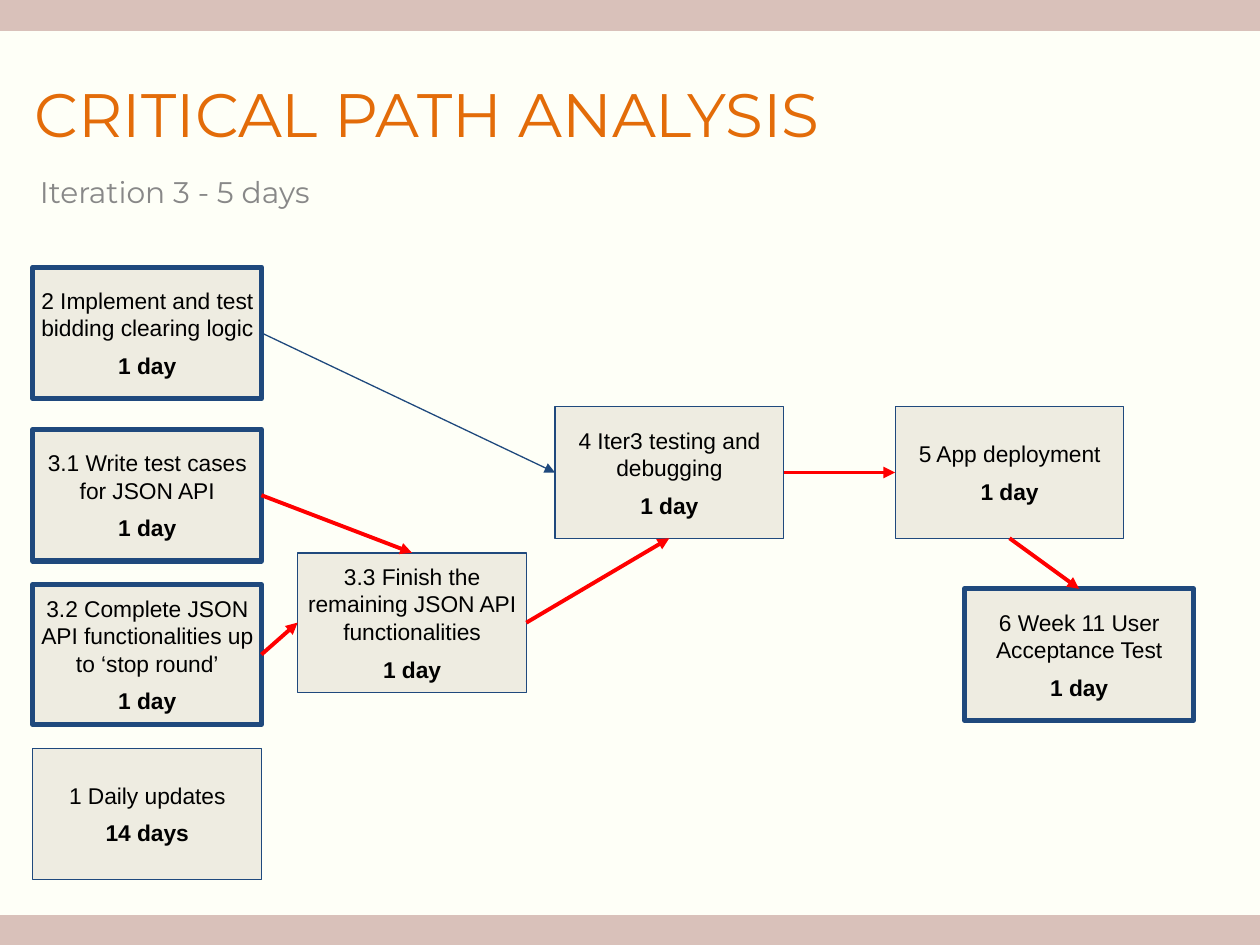
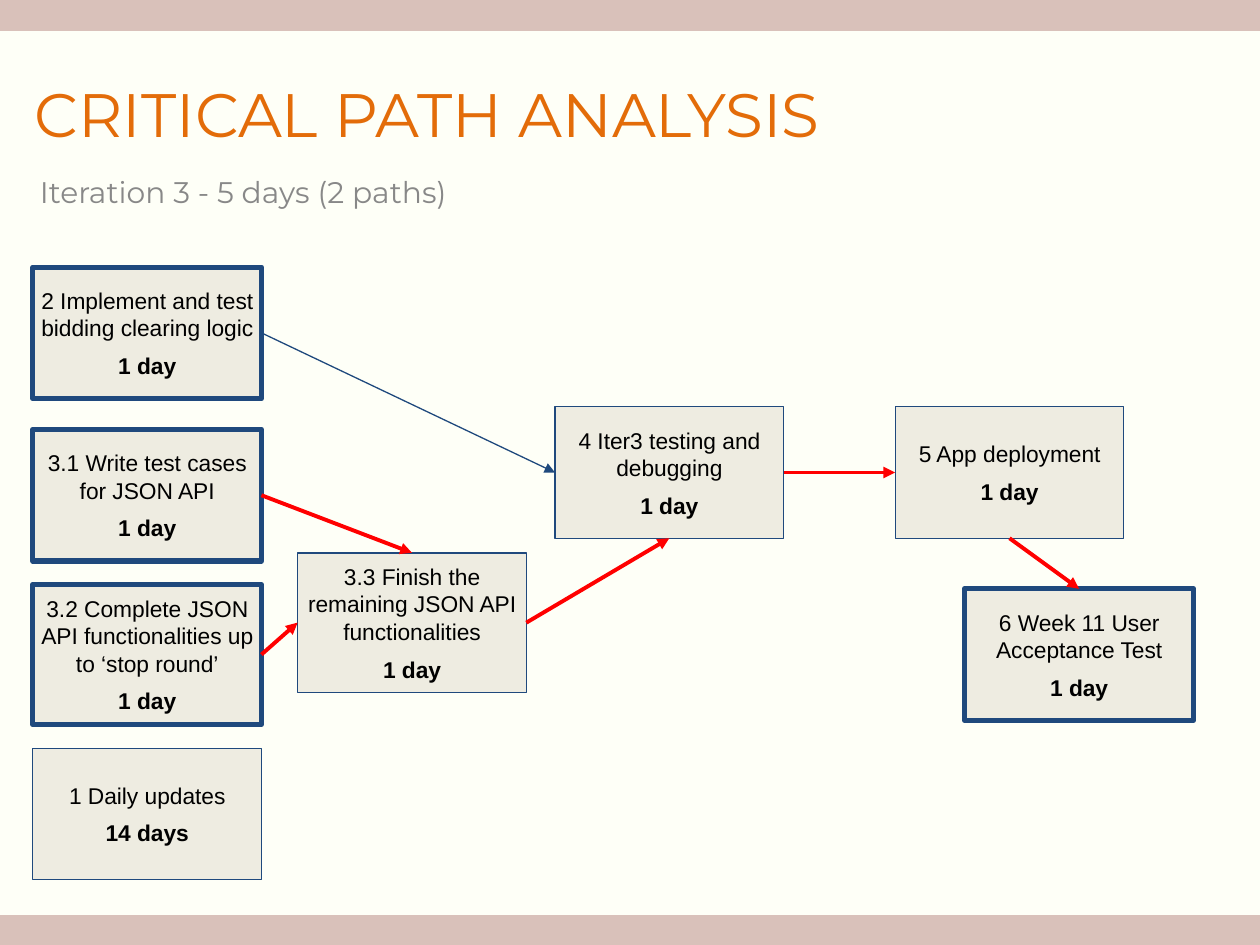
Before and after one commit to j1em1n/BIOS-Bidding-System, a slide deck: slide 10 of presentations/Week 7 PM Review.pptx. Drawn at 1260x945 pixels with LibreOffice and Linux fonts; fonts in the diff are those of the drawing. Boxes give left, top, right and bottom in pixels: in the first picture for what was removed or moved away, otherwise in the second. Text is boxed around its words. In the diff, an @@ line names an element or a change of style, - is before the commit and + after.

```diff
--- a/presentations/Week 7 PM Review.pptx
+++ b/presentations/Week 7 PM Review.pptx
@@ text at bbox=[40, 181, 446, 209]: text changed @@
-Iteration 3 - 5 days
+Iteration 3 - 5 days (2 paths)
```
Also in this commit, not shown: 1 other slide changed.
